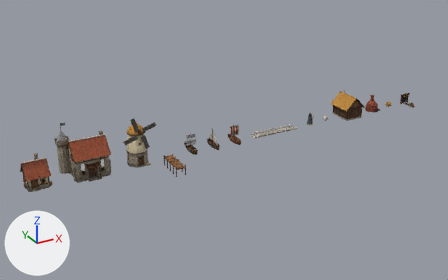
A saved change to the glTF model apps/web/public/models/village.glb.
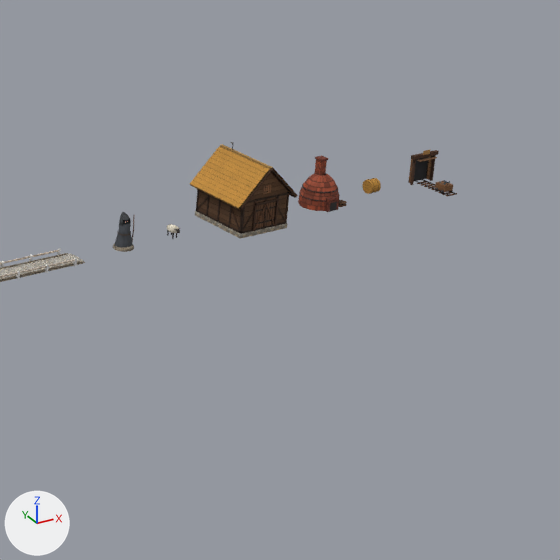
The first picture shows the older version from a camera (50 mm lens) standing at (-20.2, -129.9, 65.8) and looking at (51.7, 0.9, 0.4). The close-ups show the older and then the newer version on the part from 60% to 100% of the width and 16% to 80% of the height of that picture. Only the edits that show in the close-ups are written down. The axes (+X, +Y, +Z) are drawn at lower left. The lights are the same throughout. Where no turn or scale is listed for an object, it has been applied to the vertices.

Objects in the first close-up: 'Barn', 'HayBale', 'Kiln', 'Mine', 'Road' and 2 more.
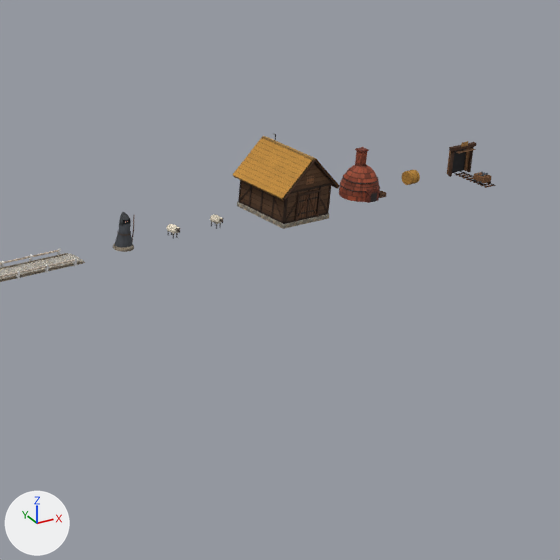
Diff of the bpy script that builds the scene:
```diff
--- a/apps/web/public/models/village.glb.py
+++ b/apps/web/public/models/village.glb.py
@@ mat_sheepfleece @@
+mat_sheepfleece = bpy.data.materials.new('SheepFleece')
+mat_sheepfleece.use_nodes = True; mat_sheepfleece.node_tree.nodes.clear()
+_N = mat_sheepfleece.node_tree.nodes; _L = mat_sheepfleece.node_tree.links
+n0 = _N.new('ShaderNodeBsdfPrincipled'); n0.name = 'Principled BSDF'
+n0.inputs[2].default_value = 0.94  # 'Roughness'
+n1 = _N.new('ShaderNodeOutputMaterial'); n1.name = 'Material Output'
+n2 = _N.new('ShaderNodeVertexColor'); n2.name = 'Color Attribute'
+_L.new(n0.outputs[0], n1.inputs[0])  # 'BSDF' to 'Surface'
+_L.new(n2.outputs[0], n0.inputs[0])  # 'Color' to 'Base Color'
@@ me_sheep_002 @@
+me_sheep_002.from_pydata(...)  # 1027 vertices, 1690 faces; spans x -0.455..0.438, y -0.678..0.675, z 0.445..1.149
+me_sheep_002.materials.append(mat_sheepfleece)
@@ ob_barn @@
 ob_barn = bpy.data.objects.new('Barn', me_barn)
-ob_barn.location = (91.84, 0.0, 0.0)
+ob_barn.location = (96.78, 0.0, 0.0)
@@ ob_haybale @@
 ob_haybale = bpy.data.objects.new('HayBale', me_haybale)
-ob_haybale.location = (107.56, 0.0, 0.0)
+ob_haybale.location = (112.51, 0.0, 0.0)
@@ ob_kiln @@
 ob_kiln = bpy.data.objects.new('Kiln', me_kiln)
-ob_kiln.location = (101.09, 0.0, 0.0)
+ob_kiln.location = (106.04, 0.0, 0.0)
@@ ob_mine @@
 ob_mine = bpy.data.objects.new('Mine', me_mine)
-ob_mine.location = (113.75, 0.0, 0.0)
+ob_mine.location = (118.7, 0.0, 0.0)
@@ ob_sheepfar @@
+ob_sheepfar = bpy.data.objects.new('SheepFar', me_sheep_002)
+ob_sheepfar.location = (88.96, 0.0, 0.0)
```

Changed parts and their boxes (x1, y1, x2, y2) in the close-ups (560 x 560 px):
'Barn', moved
    before: (190, 142, 297, 239)
    after: (233, 134, 339, 229)
'Kiln', moved
    before: (298, 156, 347, 212)
    after: (339, 147, 387, 203)
'Mine', moved
    before: (408, 150, 457, 197)
    after: (447, 141, 495, 188)
'HayBale', moved
    before: (362, 178, 381, 194)
    after: (401, 170, 420, 185)
'SheepFar', added
    after: (210, 215, 221, 223)
